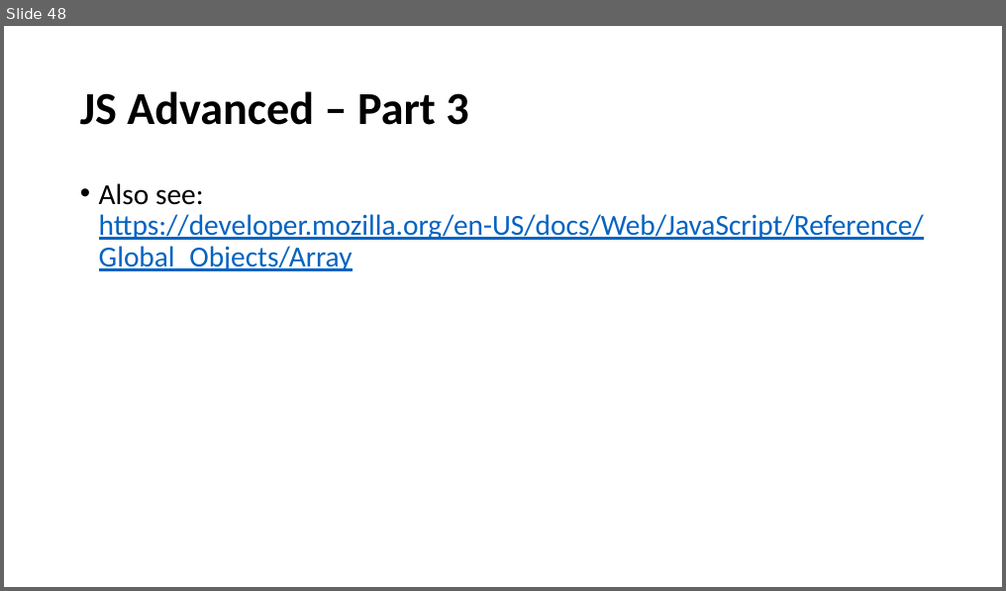
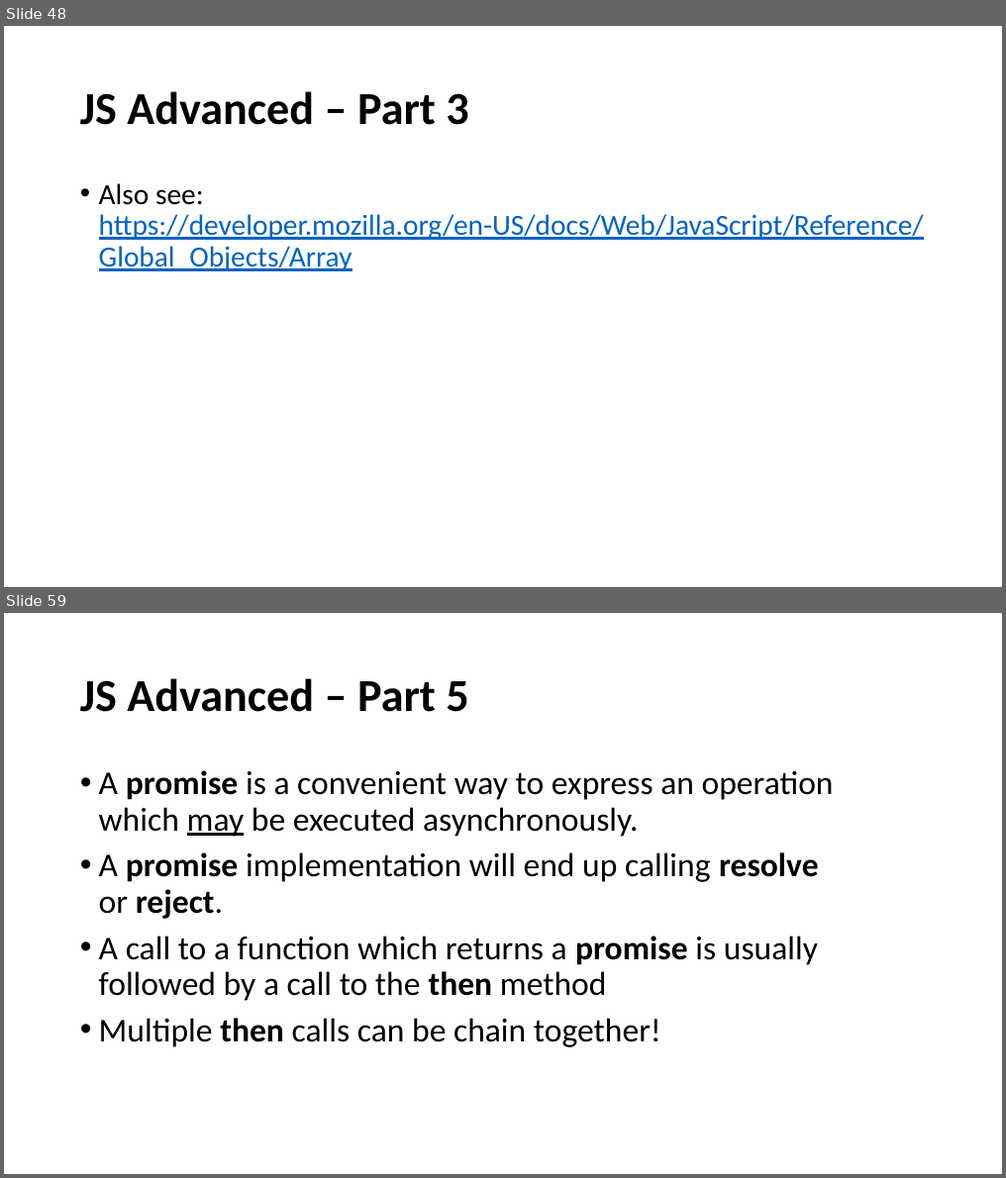
Before and after one commit to perl-easj/WebProg, a slide deck: 30_JavaScript/JavaScriptAdvanced.pptx. Shown one above the other, each under a label of ours: slide 48 before the commit, slides 48 and 59 after it; the slides between them are not shown. The pictures are 1006x591 and 1006x1178 pixels, drawn with LibreOffice and Linux fonts; fonts in the diff are those of the drawing. Boxes give left, top, right and bottom in pixels: in the first picture for what was removed or moved away, otherwise in the second. Text is boxed around its words. In the diff, an @@ line names an element or a change of style, - is before the commit and + after.

```diff
--- a/30_JavaScript/JavaScriptAdvanced.pptx
+++ b/30_JavaScript/JavaScriptAdvanced.pptx
@@ slide 59 added at bbox=[4, 613, 1002, 1174], background #FFFFFF @@
@@ title added at bbox=[80, 678, 468, 712], 44 pt, text #000000, bold @@
+JS Advanced – Part 5
@@ text added at bbox=[99, 770, 834, 1048], 32 pt, text #000000 @@
+• A promise is a convenient way to express an operation which may be executed asynchronously.
+• A promise implementation will end up calling resolve or reject.
+• A call to a function which returns a promise is usually followed by a call to the then method
+• Multiple then calls can be chain together!
```
Also in this commit, not shown: 15 other slides added, 9 other files.
